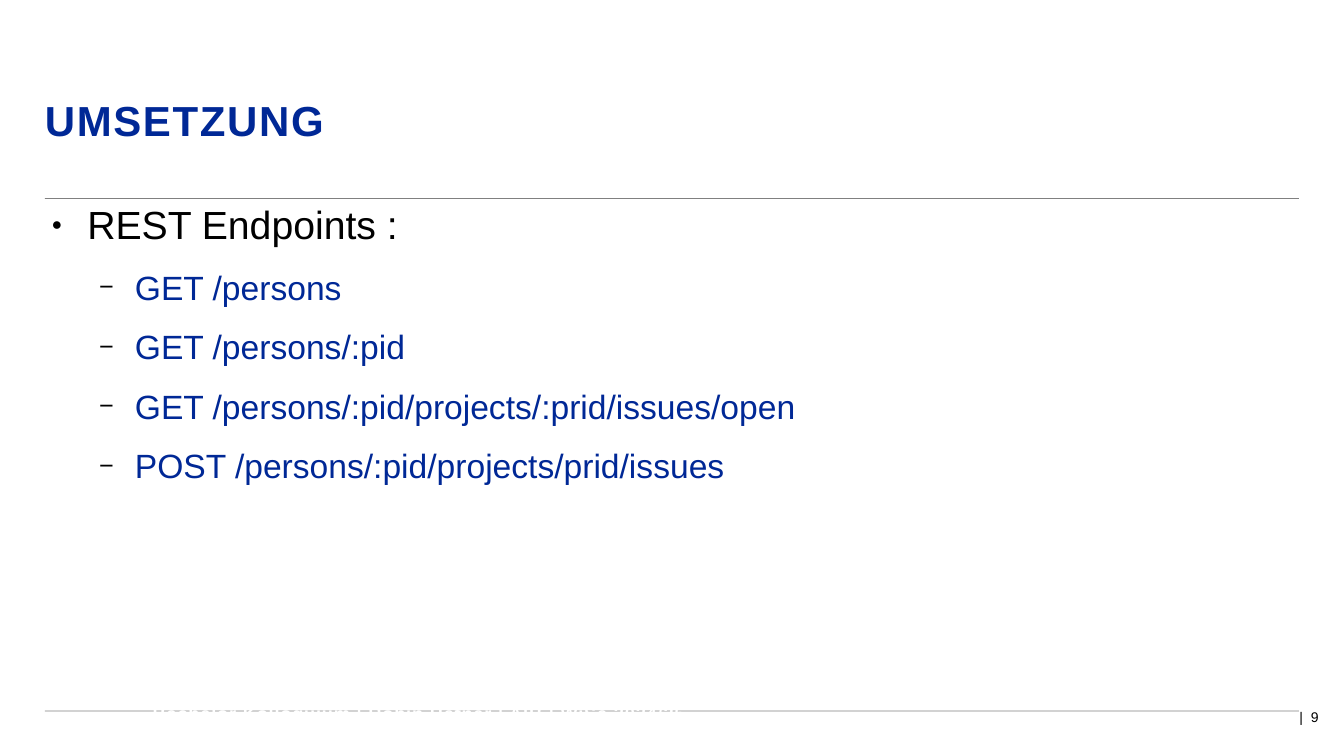
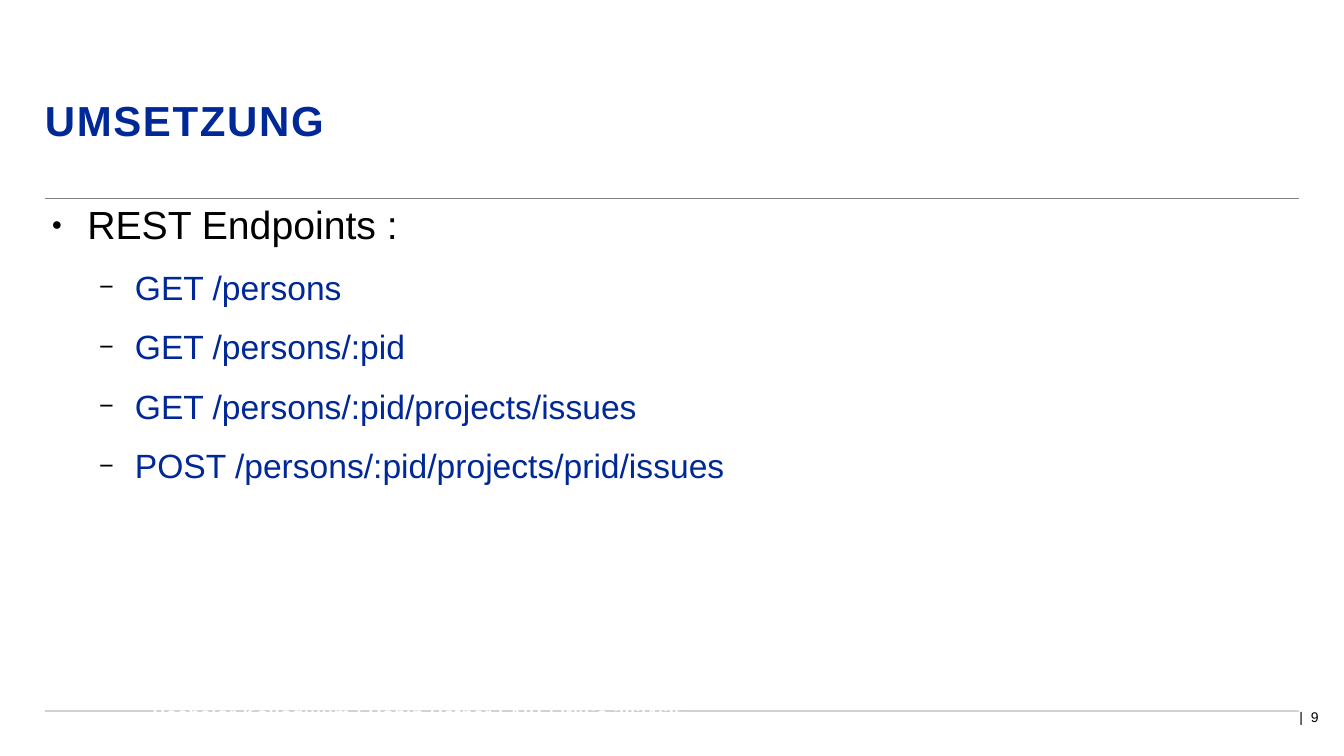
Before and after one commit to D4rkm4n215/Bachelorthesis, a slide deck: slide 9 of Thesis/Kolloquium/Präsentation_Hefner_Robin_206488.odp. Drawn at 1344x756 pixels with LibreOffice and Linux fonts; fonts in the diff are those of the drawing; background and template pictures are left out. Boxes give left, top, right and bottom in pixels: in the first picture for what was removed or moved away, otherwise in the second. Text is boxed around its words. In the diff, an @@ line names an element or a change of style, - is before the commit and + after.

```diff
--- a/Thesis/Kolloquium/Präsentation_Hefner_Robin_206488.odp
+++ b/Thesis/Kolloquium/Präsentation_Hefner_Robin_206488.odp
@@ text at bbox=[135, 394, 637, 426]: text changed @@
-  − GET /persons/:pid/projects/:prid/issues/open
+  − GET /persons/:pid/projects/issues
```
Also in this commit, not shown: 1 other slide changed, 1 other file.
